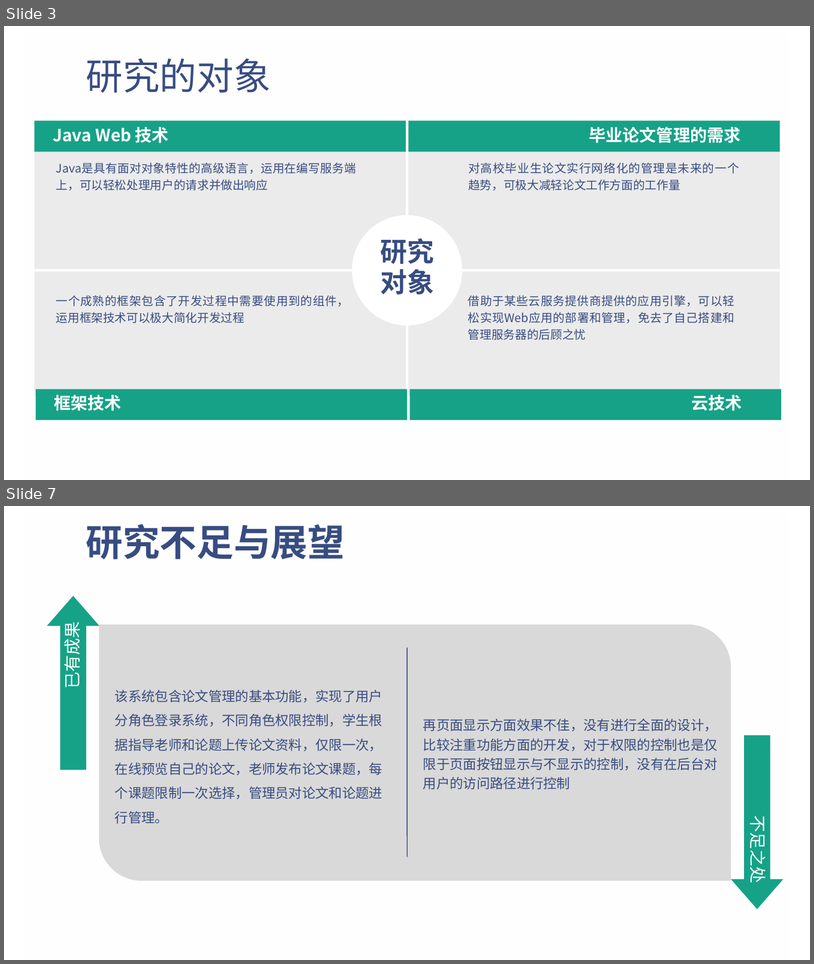
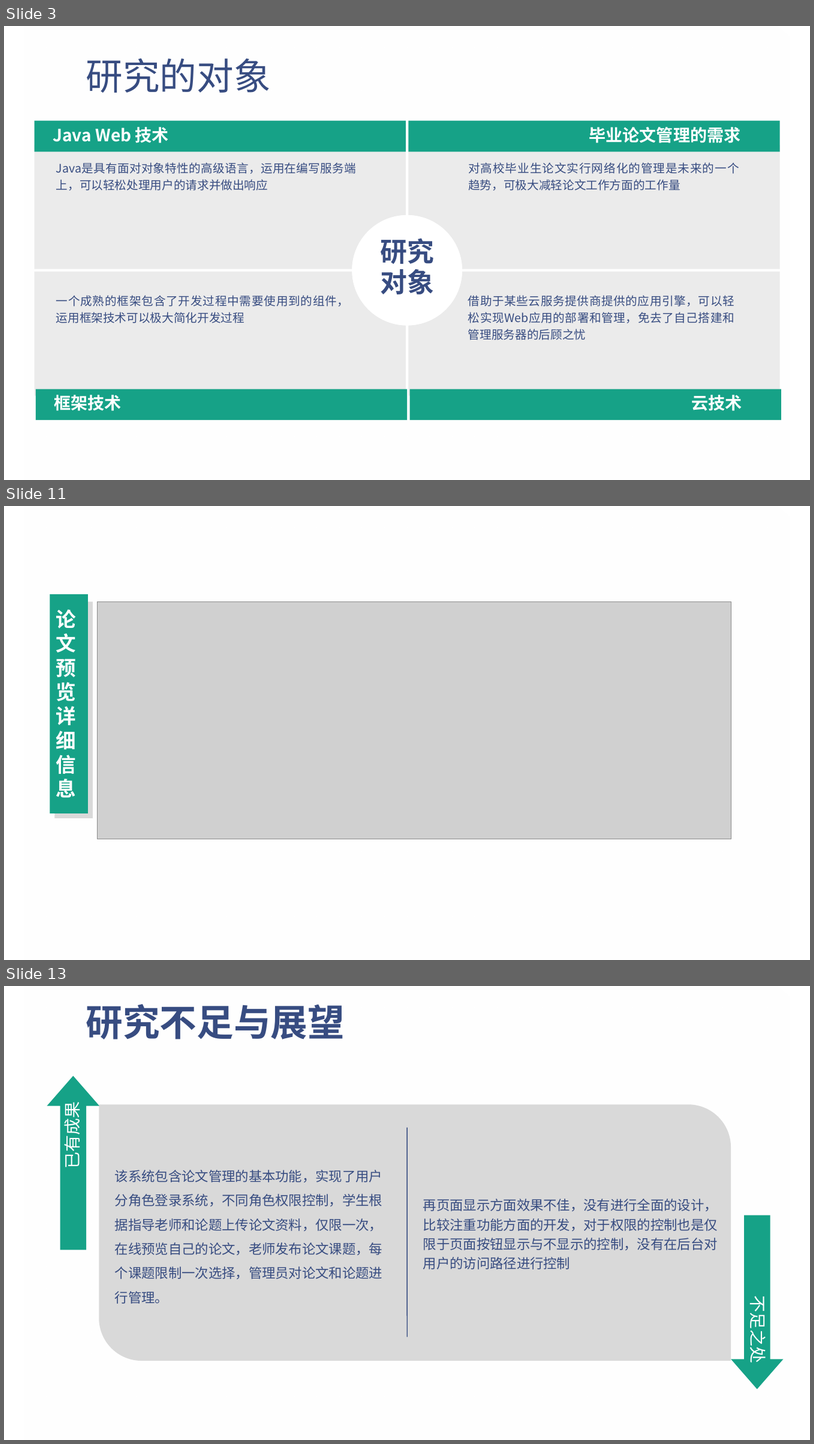
Before and after one commit to smallSand/files, a slide deck: doc/my/物理学论文网站的设计与实现.pptx. Shown one above the other, each under a label of ours: slides 3 and 7 before the commit, slides 3, 11 and 13 after it; the slides between them are not shown. The pictures are 814x964 and 814x1444 pixels, drawn with LibreOffice and Linux fonts; fonts in the diff are those of the drawing; grey boxes stand for pictures; background and template pictures are left out. Boxes give left, top, right and bottom in pixels: in the first picture for what was removed or moved away, otherwise in the second. Text is boxed around its words. In the diff, an @@ line names an element or a change of style, - is before the commit and + after.

```diff
--- a/doc/my/物理学论文网站的设计与实现.pptx
+++ b/doc/my/物理学论文网站的设计与实现.pptx
@@ slide 11 added at [4, 506, 810, 960], background picture (left out); not listed: 1 template element that a slide beside it also shows @@
@@ rectangle added at [50, 594, 88, 813], fill #16A287, 24 pt, text #FFFFFF, bold @@
+论文预览详细信息
@@ rectangle added at [55, 601, 93, 818], fill #D9D9D9 @@
@@ picture added at [98, 601, 732, 839] @@
@@ what was slide 7 is now slide 13 @@
```
Also in this commit, not shown: 3 slides changed, 5 other slides added.
